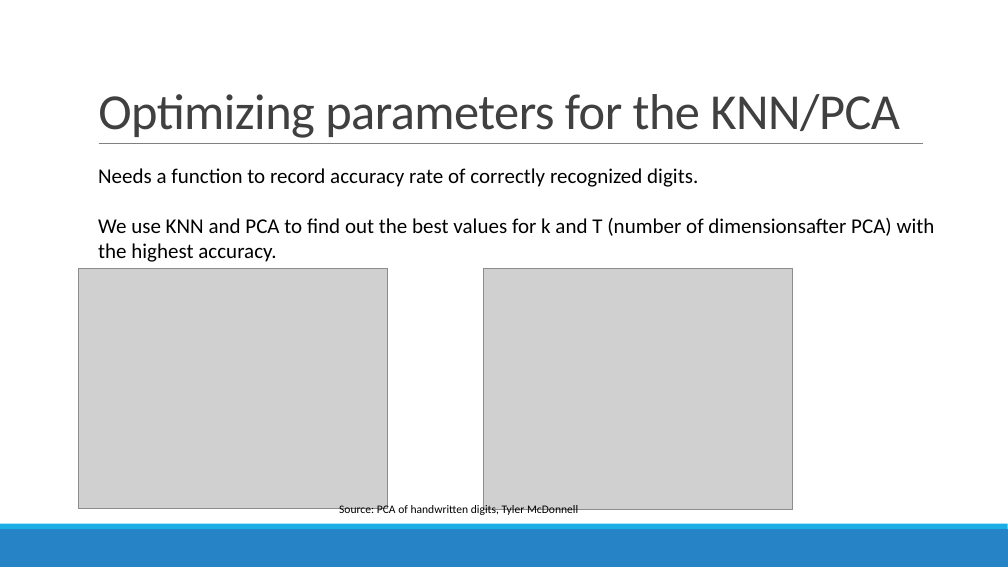
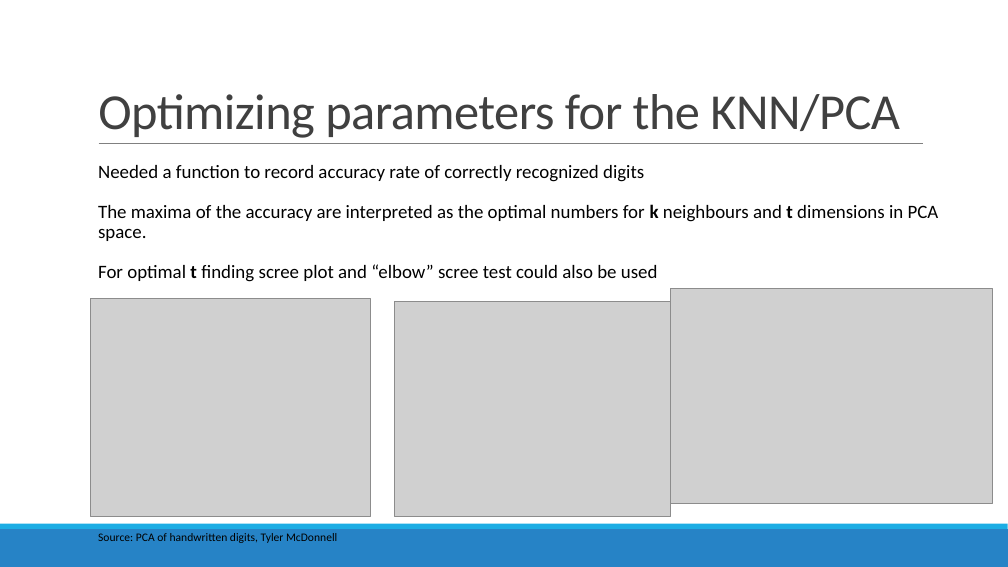
Before and after one commit to datascience-mobi/project-03-group-01, a slide deck: slide 6 of Vortrag1.pptx. Drawn at 1008x567 pixels with LibreOffice and Linux fonts; fonts in the diff are those of the drawing; grey boxes stand for pictures. Boxes give left, top, right and bottom in pixels: in the first picture for what was removed or moved away, otherwise in the second. Text is boxed around its words. In the diff, an @@ line names an element or a change of style, - is before the commit and + after.

```diff
--- a/Vortrag1.pptx
+++ b/Vortrag1.pptx
@@ text at <box>98,165,939,282</box>: text changed; size 20 to 18 pt @@
-Needs a function to record accuracy rate of correctly recognized digits.
-We use KNN and PCA to find out the best values for k and T (number of dimensionsafter PCA) with the highest accuracy.
+Needed a function to record accuracy rate of correctly recognized digits
+The maxima of the accuracy are interpreted as the optimal numbers for k neighbours and t dimensions in PCA space.
+For optimal t finding scree plot and “elbow” scree test could also be used
@@ picture: place and size @@
-picture at <box>79,268,388,510</box>
+picture at <box>91,299,371,516</box>
@@ picture added at <box>671,288,993,503</box> @@
@@ picture: place and size @@
-picture at <box>483,268,792,510</box>
+picture at <box>395,301,671,516</box>
@@ text "Source: PCA of handwritten digits, ...": place and size @@
-text "Source: PCA of handwritten digits, ..." at <box>339,503,578,516</box>
+text "Source: PCA of handwritten digits, ..." at <box>98,533,337,543</box>
```
Also in this commit, not shown: 2 other slides changed.
